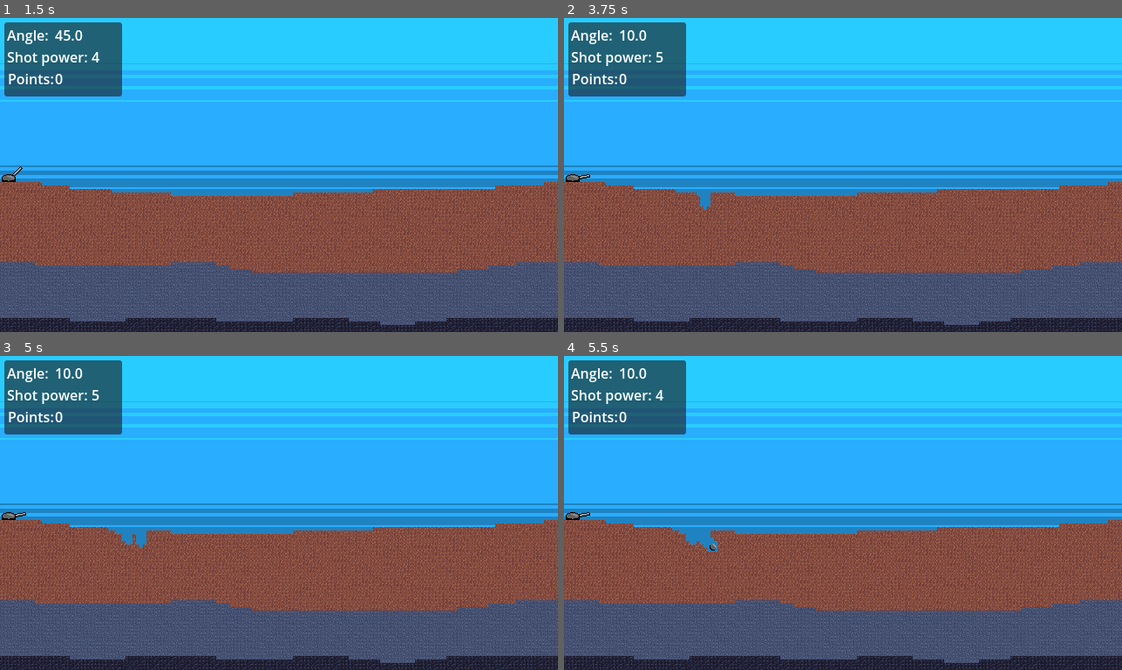
Above: before the commit, frames 1-4 (two rows, left to right).
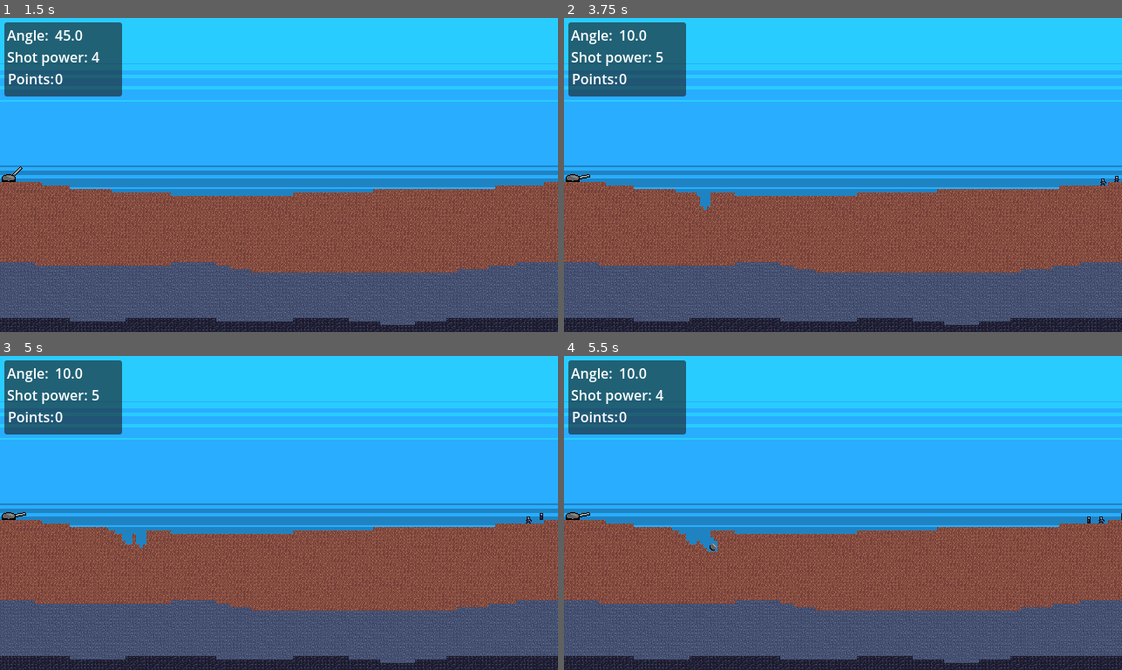
Above: after the commit, the same moments.

Repository: hunttis/ld-60
Game: Godot game, scene res://assets/scenes/master.tscn
Two runs of this game, one before a commit and one after it. Both use one fixed random seed, a clock stepped at 60 frames per second and the inputs below.
Inputs (mouse positions are in pixels of both pictures, inside the frame that each line leads up to):
- Up to frame 1 (1.5 s): click "Start" at 0.5 s; tap Enter at 1.25 s; move the mouse to (401, 159) at 1.27 s; tap Down (decrease_shot_power) at 1.35 s
- Up to frame 2 (3.75 s): tap Space (shoot) at 2 s; move the mouse to (731, 190) at 2.02 s; tap Up (increase_shot_power) at 2.1 s; move the mouse to (898, 105) at 2.77 s; hold Right (lower_cannon_angle) 2.78-3.53 s; move the mouse to (815, 237) at 3.52 s; tap Left (raise_cannon_angle) at 3.6 s
- Up to frame 3 (5 s): tap Enter at 4.25 s; move the mouse to (446, 560) at 4.27 s; tap Space (shoot) at 4.35 s
- Up to frame 4 (5.5 s): tap Space (shoot) at 5 s; move the mouse to (675, 465) at 5.02 s; tap Down (decrease_shot_power) at 5.1 s

Frame 1 is identical in both runs. In frame 2, less than 0.1% of the frame differs, in the area x 96-100%, y 50-54%; in frame 3, less than 0.1%; in frame 4, less than 0.1%, in the area x 93-100%, y 50-54%.

Commit message:
infinte wave generation unlocked

Diff:
--- a/assets/autoloads/events.gd
+++ b/assets/autoloads/events.gd
@@ -5,3 +5,6 @@
 signal go_to_game
 
 signal enemy_died(value: int, position: Vector2)
+
+signal wave_started
+signal wave_complete
--- a/assets/scenes/enemies/enemy_controller.gd
+++ b/assets/scenes/enemies/enemy_controller.gd
@@ -15,6 +15,8 @@
 
 @onready var spawner: EnemySpawner = $EnemySpawner
 
+var enemy_count = 0
+
 func _ready() -> void:
   spawner.controller = self
 
@@ -29,6 +31,9 @@
 
 func spawn_big_enemy() -> void:
   spawn(Global.ENEMY_TYPE.BIG)
+
+func spawn_stats(stats: EnemyStats) -> void:
+  _add_enemy(spawner.spawn(stats))
 
 func spawn(enemy_type: Global.ENEMY_TYPE) -> void:
   _add_enemy(spawner.spawn(get_stats(enemy_type)))
@@ -47,8 +52,12 @@
 
 func _add_enemy(enemy: Enemy) -> void:
   add_child(enemy)
+  enemy_count += 1
   enemy.on_death.connect(_on_enemy_death.bind(enemy))
 
 func _on_enemy_death(enemy: Enemy) -> void:
   enemy_died.emit(enemy)
   Events.enemy_died.emit(enemy.point_value, enemy.global_position)
+  enemy_count -= 1
+  if enemy_count == 0:
+    Events.wave_complete.emit()
--- a/assets/scenes/enemies/enemy_stats.gd
+++ b/assets/scenes/enemies/enemy_stats.gd
@@ -14,5 +14,6 @@
 
 @export_group("Spawn Settings", "spawn_")
 @export var spawn_point: SpawnPoint = SpawnPoint.WALKER
+@export var unlocks_at_wave: int = 1
 @export_range(0, 50, 1) var spawn_x_variance: float = 0.0
 @export_range(0, 50, 1) var spawn_y_variance: float = 0.0
--- a/assets/scenes/enemies/stats/big_enemy_stats.tres
+++ b/assets/scenes/enemies/stats/big_enemy_stats.tres
@@ -1,6 +1,6 @@
-[gd_resource type="Resource" script_class="EnemyStats" format=3]
+[gd_resource type="Resource" script_class="EnemyStats" format=3 uid="uid://dn2jkqruainbb"]
 
-[ext_resource type="Script" path="res://assets/scenes/enemies/enemy_stats.gd" id="1_stats"]
+[ext_resource type="Script" uid="uid://copbpivutsmoh" path="res://assets/scenes/enemies/enemy_stats.gd" id="1_stats"]
 [ext_resource type="SpriteFrames" uid="uid://18bjpfd4kaqn" path="res://assets/scenes/enemies/sprites/big_enemy_sprite_frames.tres" id="2_frames"]
 
 [resource]
@@ -10,8 +10,5 @@
 max_health = 40.0
 point_value = 5
 sprite_frames = ExtResource("2_frames")
-has_gravity = true
 jump_strength = 100.0
-spawn_point = 0
-spawn_x_variance = 0.0
-spawn_y_variance = 0.0
+unlocks_at_wave = 5
--- a/assets/scenes/enemies/stats/dark_flying_enemy_stats.tres
+++ b/assets/scenes/enemies/stats/dark_flying_enemy_stats.tres
@@ -1,17 +1,16 @@
-[gd_resource type="Resource" script_class="EnemyStats" format=3]
+[gd_resource type="Resource" script_class="EnemyStats" format=3 uid="uid://de1hb6jnum3dn"]
 
-[ext_resource type="Script" path="res://assets/scenes/enemies/enemy_stats.gd" id="1_stats"]
+[ext_resource type="Script" uid="uid://copbpivutsmoh" path="res://assets/scenes/enemies/enemy_stats.gd" id="1_stats"]
 [ext_resource type="SpriteFrames" uid="uid://vpcj7csl55tp" path="res://assets/scenes/enemies/sprites/dark_flying_enemy_sprite_frames.tres" id="2_frames"]
 
 [resource]
 script = ExtResource("1_stats")
 name = "Dark Flying"
-speed = 1000.0
+speed = 750.0
 max_health = 15.0
 point_value = 3
 sprite_frames = ExtResource("2_frames")
 has_gravity = false
-jump_strength = 0.0
 spawn_point = 1
-spawn_x_variance = 0.0
+unlocks_at_wave = 2
 spawn_y_variance = 20.0
--- a/assets/scenes/enemies/stats/light_flying_enemy_stats.tres
+++ b/assets/scenes/enemies/stats/light_flying_enemy_stats.tres
@@ -1,17 +1,16 @@
-[gd_resource type="Resource" script_class="EnemyStats" format=3]
+[gd_resource type="Resource" script_class="EnemyStats" format=3 uid="uid://cfd560mpobgr2"]
 
-[ext_resource type="Script" path="res://assets/scenes/enemies/enemy_stats.gd" id="1_stats"]
+[ext_resource type="Script" uid="uid://copbpivutsmoh" path="res://assets/scenes/enemies/enemy_stats.gd" id="1_stats"]
 [ext_resource type="SpriteFrames" uid="uid://bvk1o5nld8c07" path="res://assets/scenes/enemies/sprites/light_flying_enemy_sprite_frames.tres" id="2_frames"]
 
 [resource]
 script = ExtResource("1_stats")
 name = "Light Flying"
-speed = 750.0
-max_health = 5.0
-point_value = 2
+speed = 1500.0
+max_health = 8.0
+point_value = 4
 sprite_frames = ExtResource("2_frames")
 has_gravity = false
-jump_strength = 0.0
 spawn_point = 1
-spawn_x_variance = 0.0
+unlocks_at_wave = 4
 spawn_y_variance = 20.0
--- a/assets/scenes/game.tscn
+++ b/assets/scenes/game.tscn
@@ -89,6 +89,7 @@
 [node name="FlyerSpawn" type="Node2D" parent="GameManager/EnemyController" unique_id=540621942]
 position = Vector2(650, 64)
 
-[node name="WaveManager" type="Node" parent="GameManager" unique_id=1589882287 node_paths=PackedStringArray("game_manager")]
+[node name="WaveManager" type="Node" parent="GameManager" unique_id=1589882287 node_paths=PackedStringArray("game_manager", "enemy_controller")]
 script = ExtResource("8_wfsp4")
 game_manager = NodePath("..")
+enemy_controller = NodePath("../EnemyController")
--- a/assets/wave_manager.gd
+++ b/assets/wave_manager.gd
@@ -1,23 +1,62 @@
 class_name WaveManager extends Node
 
+
 @export var game_manager: GameManager
+@export var enemy_controller: EnemyController
 
 const BASE_POINTS = 15
 
-var wave: float = 1
+var wave: int = 1
 var points: int = 0
 
 var spawn_cooldown: Timer
 
 func _ready():
+  Events.wave_complete.connect(_next_wave)
   spawn_cooldown = Timer.new()
   spawn_cooldown.one_shot = true
   add_child(spawn_cooldown)
-  spawn_cooldown.timeout.connect(spawn)
+  spawn_cooldown.timeout.connect(_spawn)
+  _start_wave()
 
-func calculate_wave_points() -> void:
-  points = round(BASE_POINTS + pow(BASE_POINTS, 1 + wave/10))
+func _get_spawn_cooldown() -> float:
+  var wave_factor = maxf(1.0 - (wave - 3) * 0.07, 0.25)
+  return randf_range(0.5, 1.5) * wave_factor
 
-func spawn() -> void:
-  if points == 0:
+func _calculate_wave_points() -> void:
+  points = round(BASE_POINTS + pow(BASE_POINTS, 1 + wave/10.0))
+
+func _spawn() -> void:
+  var picked = _pick_enemy()
+  if !picked:
     return
+
+  print("Spawning ", picked.name,". Wave ", wave)
+  enemy_controller.spawn_stats(picked)
+  spawn_cooldown.start(randf_range(0.5,1.5))
+
+func _pick_enemy() -> Variant:
+  var valid = []
+  for type in Global.ENEMY_TYPE.values():
+    var stats: EnemyStats = enemy_controller.get_stats(type as Global.ENEMY_TYPE)
+    if stats.unlocks_at_wave <= wave && points >= stats.point_value:
+      valid.push_back(stats)
+
+  if valid.size() == 0:
+    return null
+
+  var selected: EnemyStats = valid.pick_random()
+  if !selected:
+    return null
+
+  points -= selected.point_value
+  return selected
+
+func _start_wave():
+  _calculate_wave_points()
+  spawn_cooldown.start(randf_range(0.5,1.5))
+  Events.wave_started.emit()
+
+func _next_wave() -> void:
+  wave += 1
+  _start_wave()
